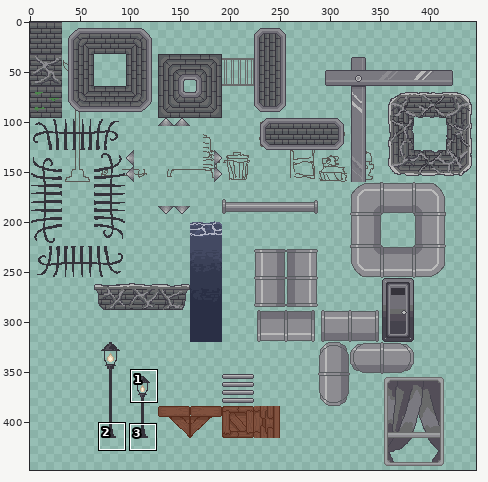
Sprite sheet, stored at sprites/environment_sheet.png. Above: a wide view before the commit, with the close-up outlined.
Close-up. The starting point:
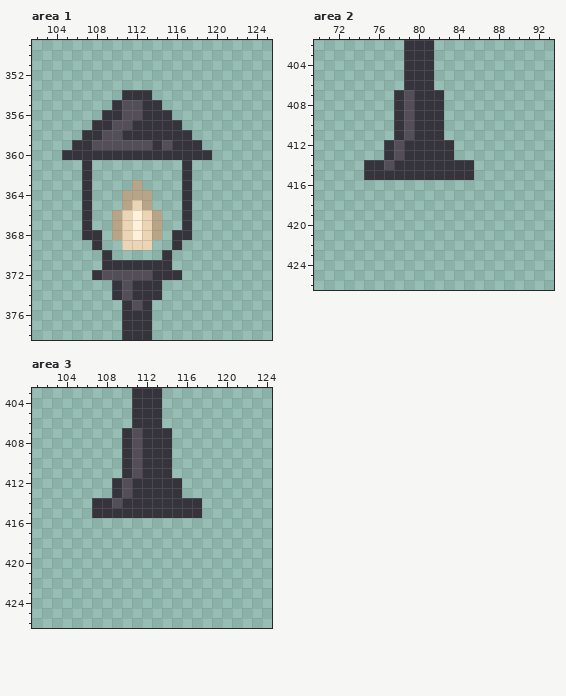
The file is 480x480 pixels. Colours within 5 levels of each other are drawn and written as one. Shown: area 1: x 102..125, y 349..378; area 2: x 70..93, y 402..426; area 3: x 101..124, y 403..426. The wide view leaves out empty margins. The commit also changed other parts of the picture, which this record leaves out.
Once edited:
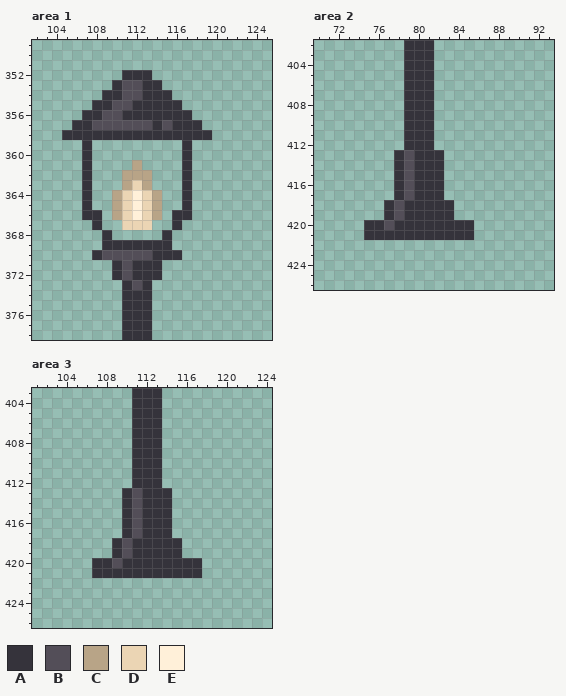
Palette (. is transparent): A #35333b  B #534e58  C #b8a487  D #ebd5b4  E #fff0d9
Diff:
Changed rows in their new state; - is an unchanged pixel.
Area 1:
first column x 105:
352 ------AAA------
353 -----ABBAA-----
354 ----AABB-AA----
355 ---AAB-A--AA---
356 --AABBAA---AA--
357 -AABB--BB-B-AA-
358 AA--AA-------AA
359 -.-.........-.-
360 ..-.........-..
361 -------C-------
362 ------CCC------
363 ------CDC------
364 -----CDEDC-----
365 -----CDEDC-----
366 ---A-------A---
367 --.A-.-D-.-A.--
368 --..A.....A..--
369 ---.AAAAAAA.---
370 ---ABBBBBA-A---
371 ----.-B---.----
372 ---..A-AA-..---
373 -----.AB-.-----
374 -----.A--.-----
375 -------A-------
Area 2:
first column x 75:
407 ---.A--.---
408 ---.A--.---
409 ---.A--.---
410 ---.A--.---
411 ---.A--.---
412 --..---..--
413 --.AB---.--
414 ...-B---...
415 ...-B---...
416 ---ABAAA---
417 ---ABAAA---
418 --ABAAAAA--
419 --ABAAAAA--
420 AABAAAAAAAA
421 AAAAAAAAAAA
Area 3:
first column x 107:
407 ---.A--.---
408 ---.A--.---
409 ---.A--.---
410 ---.A--.---
411 ---.A--.---
412 --..---..--
413 --.AB---.--
414 ...-B---...
415 ...-B---...
416 ---ABAAA---
417 ---ABAAA---
418 --ABAAAAA--
419 --ABAAAAA--
420 AABAAAAAAAA
421 AAAAAAAAAAA
Pixel boxes of the changes (left, top, right, bottom) in both close-ups:
changed: (62, 70, 212, 310)
changed: (364, 90, 474, 240)
changed: (92, 428, 202, 578)
